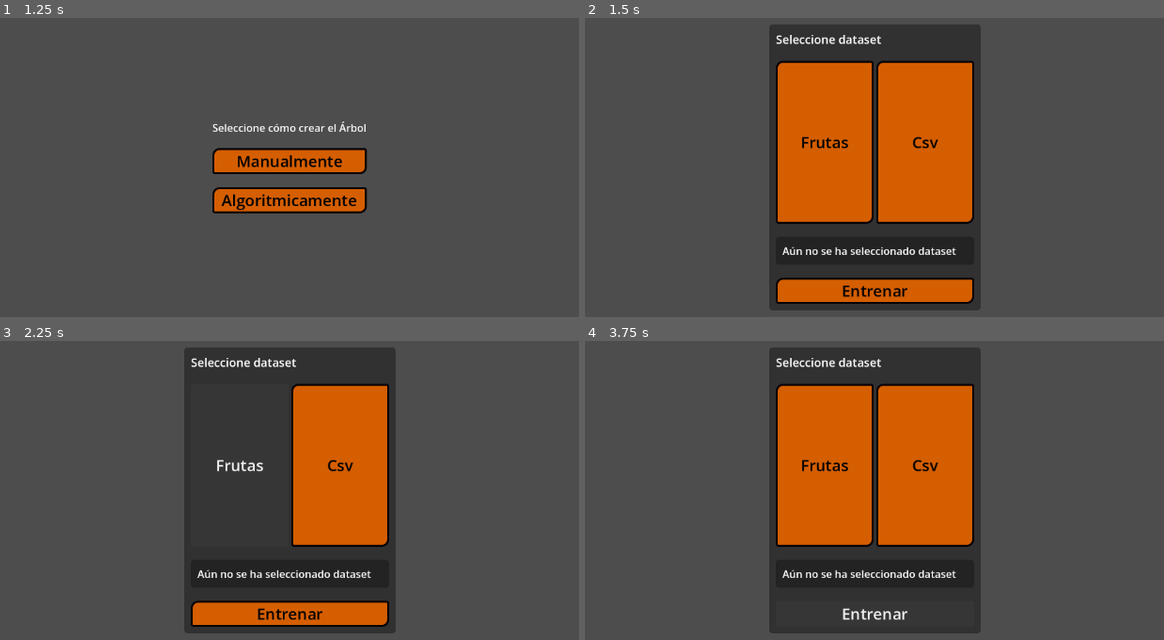
Above: before the commit, frames 1-4 (two rows, left to right).
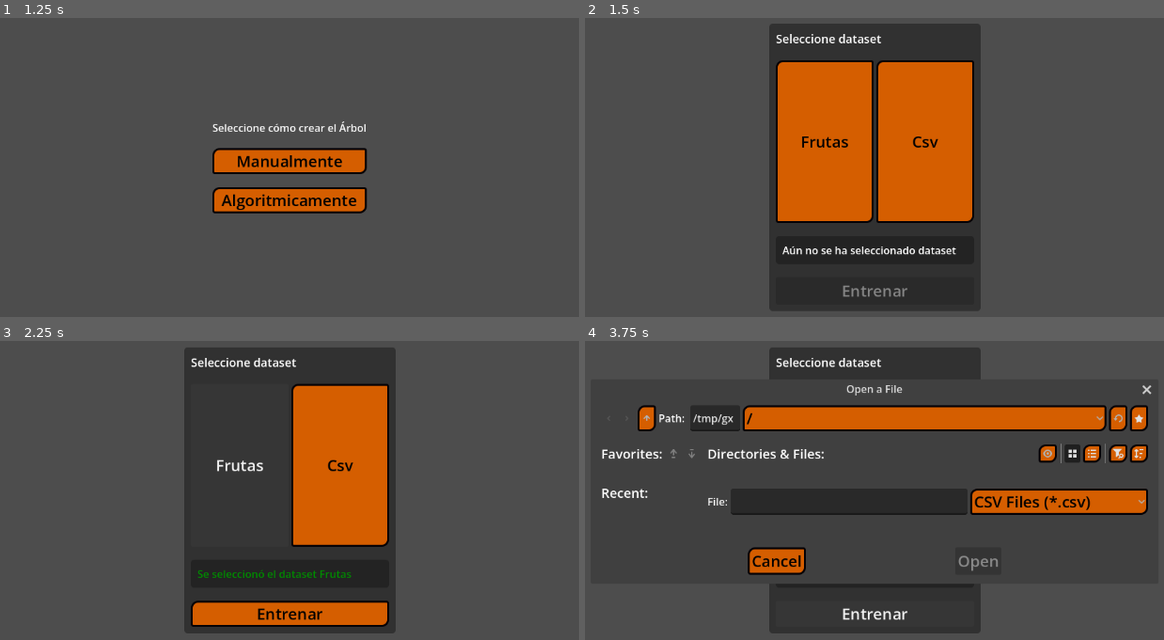
Above: after the commit, the same moments.

Repository: HectorAldao/visualizing_machine_learning
Game: Godot game, scene res://scenes/menus/main_menu.tscn
The game is run twice, just before and just after one commit, with the same random seed, the same clock (stepped at 60 frames per second) and the same inputs.
Inputs:
- Up to frame 1 (1.25 s): click "Decision Tree" at 0.5 s
- Up to frame 2 (1.5 s): click "Algoritmicamente" at 1.25 s
- Up to frame 3 (2.25 s): click "Frutas" at 2 s
- Up to frame 4 (3.75 s): click "Csv" at 2.75 s; click "Entrenar" at 3.5 s

Frame 1 is identical in both runs. In frame 2, 4.2% of the frame differs, in the area x 32-68%, y 5-96%; in frame 3, 0.5%; in frame 4, 28%, in the area x 2-98%, y 14-82%.
Error before the commit: Invalid type in function 'connect' in base 'Signal'. Cannot convert argument 1 from Nil to Callable. (res://scenes/interface/panel_dataset_selection/panel_data…

Commit message:
feat: add panel to select dataset for automatic mode

Diff:
--- /dev/null
+++ b/godot_project/datos_de_prueba/frutas.csv
@@ -0,0 +1,6 @@
+color,shape,size,class
+red,round,big,apple
+green,round,big,apple
+yellow,long,medium,banana
+green,long,medium,banana
+orange,round,medium,orange
--- a/godot_project/scenes/charts/bars_chart/bars_chart.gd
+++ b/godot_project/scenes/charts/bars_chart/bars_chart.gd
@@ -31,8 +31,8 @@
 		hbox.add_child(number_label)
 		numbers.add_child(hbox)
 
-static func newone(title_text: String, data_dict: Dictionary[String, float]) -> BarsChart:
+static func newone(title_txt: String, data_dict: Dictionary[String, float]) -> BarsChart:
 	var new_barschart: BarsChart = preload(Constants.SCENES.barschart).instantiate()
-	new_barschart.title_text = title_text
+	new_barschart.title_text = title_txt
 	new_barschart.data_to_plot = data_dict
 	return new_barschart
--- a/godot_project/scenes/controllers/controller_dtree/controller_dtree.gd
+++ b/godot_project/scenes/controllers/controller_dtree/controller_dtree.gd
@@ -17,8 +17,10 @@
 var algorithm:              AlgorithmDTree
 var panel_algorithm_dtree:  Control
 var next_step_button:       Button
-var start_training_button:  Button
 var detail_button:          Button
+var data: Array[Dictionary]
+var attributes: Array[String]
+
 
 
 func initialize(p_tree: DTreeLogical, p_window: Window, p_mode: String, p_view: Control = null) -> void:
@@ -125,21 +127,20 @@
 
 func _setup_automatic_mode() -> void:
 
+	print("algomode ")  #debug
 	# Add UI for automatic mode
 	panel_algorithm_dtree = preload(panel_algorithm_dtree_scene).instantiate()
 	view.add_child(panel_algorithm_dtree)
 	panel_algorithm_dtree.set_anchors_preset(Control.PRESET_TOP_LEFT)
 
 	next_step_button = panel_algorithm_dtree.get_node("VBoxContainer/NextButton")
-	start_training_button = panel_algorithm_dtree.get_node("VBoxContainer/StartTrainingButton")
 	detail_button = panel_algorithm_dtree.get_node("VBoxContainer/DetailButton")
 
 	next_step_button.pressed.connect(_on_step_button_pressed)
-	start_training_button.pressed.connect(_on_start_training_pressed)
+	SignalsObserver.dataset_selected.connect(_on_start_training_pressed)
 	detail_button.pressed.connect(_on_detail_button_pressed)
 
 	next_step_button.      visible = false
-	start_training_button. visible = true
 	detail_button.         visible = false
 
 	if algorithm:
@@ -159,53 +160,10 @@
 		next_step.connect(algorithm.next_step)
 
 
-
-func _on_start_training_pressed() -> void:
-
-	var data: Array[Dictionary]
-	var attributes: Array[String]
-
-	data = [
-		{"color": "red", "shape": "round", "size": "big", "class": "apple"},
-		{"color": "green", "shape": "round", "size": "big", "class": "apple"},
-		{"color": "yellow", "shape": "long", "size": "medium", "class": "banana"},
-		{"color": "green", "shape": "long", "size": "medium", "class": "banana"},
-		{"color": "orange", "shape": "round", "size": "medium", "class": "orange"},
-	]
-	attributes = ["color", "shape", "size"]
-
-	data = [
-	# --- Situación Extrema 1: Rama Pura Perfecta (Tipo=Roca + Estado=Seco -> Siempre Inerte) ---
-	{"tipo": "roca", "estado": "seco", "tamaño": "pequeño", "clase": "inerte"},
-	{"tipo": "roca", "estado": "seco", "tamaño": "grande", "clase": "inerte"},
-	{"tipo": "roca", "estado": "seco", "tamaño": "gigante", "clase": "inerte"},
-
-	# --- Situación Extrema 2: Rama Mixta 50/50 (Tipo=Animal + Estado=Activo -> Depredador o Presa) ---
-	{"tipo": "animal", "estado": "activo", "tamaño": "pequeño", "clase": "depredador"}, # Pequeño y activo = depredador (ej. halcón)
-	{"tipo": "animal", "estado": "activo", "tamaño": "pequeño", "clase": "presa"},     # Pequeño y activo = presa (ej. conejo)
-	{"tipo": "animal", "estado": "activo", "tamaño": "grande", "clase": "depredador"}, # Grande y activo = depredador (ej. león)
-	{"tipo": "animal", "estado": "activo", "tamaño": "grande", "clase": "presa"},      # Grande y activo = presa (ej. elefante)
-
-	# --- Situación Extrema 3: Definición con pocos atributos (Tipo=Planta -> Siempre Vegetal) ---
-	{"tipo": "planta", "estado": "viva", "tamaño": "pequeño", "clase": "vegetal"},
-	{"tipo": "planta", "estado": "muerta", "tamaño": "grande", "clase": "vegetal"},
-	{"tipo": "planta", "estado": "viva", "tamaño": "gigante", "clase": "vegetal"},
-	{"tipo": "planta", "estado": "secada", "tamaño": "pequeño", "clase": "vegetal"},
-
-	# --- Casos de Ruido y Contradicción para probar la profundidad ---
-	{"tipo": "animal", "estado": "inactivo", "tamaño": "pequeño", "clase": "presa"},
-	{"tipo": "animal", "estado": "inactivo", "tamaño": "grande", "clase": "depredador"}, # Dormido pero grande sigue siendo depredador
-	{"tipo": "roca", "estado": "mojado", "tamaño": "pequeño", "clase": "inerte"},
-	{"tipo": "roca", "estado": "mojado", "tamaño": "gigante", "clase": "inerte"},
-
-	# --- Casos de borde para ver cómo se ramifica el resto ---
-	{"tipo": "planta", "estado": "viva", "tamaño": "mediano", "clase": "vegetal"},
-	{"tipo": "animal", "estado": "activo", "tamaño": "mediano", "clase": "depredador"},
-	{"tipo": "animal", "estado": "activo", "tamaño": "mediano", "clase": "presa"},
-	{"tipo": "roca", "estado": "seco", "tamaño": "mediano", "clase": "inerte"},
-]
-
-	attributes = ["tipo", "estado", "tamaño"]
+func _on_start_training_pressed(datast: Array[Dictionary], attrs: Array[String]) -> void:
+
+	data = datast
+	attributes = attrs
 
 	if algorithm:
 		algorithm.label_column = data[0].keys().filter(func(element): return not attributes.has(element))[0]
@@ -214,7 +172,6 @@
 		print("Training started!")
 
 		next_step_button.visible = true
-		start_training_button.visible = false
 
 
 func _create_root_for_algorithm(attribute: String, label: String, is_leaf: bool, info_value: String) -> int:
--- a/godot_project/scenes/interface/panel_algorithm_dtree/panel_algorithm_dtree.tscn
+++ b/godot_project/scenes/interface/panel_algorithm_dtree/panel_algorithm_dtree.tscn
@@ -29,10 +29,6 @@
 layout_mode = 2
 text = "Siguiente paso"
 
-[node name="StartTrainingButton" type="Button" parent="VBoxContainer" unique_id=1764974417]
-layout_mode = 2
-text = "Empezar entrenamiento"
-
 [node name="DetailButton" type="Button" parent="VBoxContainer" unique_id=847161373]
 layout_mode = 2
 text = "Detalle"
--- a/godot_project/scenes/interface/panel_dataset_selection/panel_dataset_selection.gd
+++ b/godot_project/scenes/interface/panel_dataset_selection/panel_dataset_selection.gd
@@ -1,22 +1,169 @@
 extends PanelContainer
 
+
+@export var color_good: Color
+@export var color_error: Color
+
+
 @onready var hboxcontainer: HBoxContainer = $VBoxContainer/HBoxContainer
+@onready var entrenar_button: Button = $VBoxContainer/Button
+@onready var informative_text: Label = $VBoxContainer/PanelContainer/Label
+
+
+const DICT_OF_DATASETS: Dictionary = \
+	{"Frutas":
+		[
+			[
+			{"color": "red", "shape": "round", "size": "big", "class": "apple"},
+			{"color": "green", "shape": "round", "size": "big", "class": "apple"},
+			{"color": "yellow", "shape": "long", "size": "medium", "class": "banana"},
+			{"color": "green", "shape": "long", "size": "medium", "class": "banana"},
+			{"color": "orange", "shape": "round", "size": "medium", "class": "orange"},
+			],
+			["color", "shape", "size"]
+		]
+	}
+
 
 var selected_option: String
+var datast_info: Array[Dictionary]
+var attrs_info: Array[String]
+
 
 func _ready() -> void:
+
+	entrenar_button.disabled = true
+	entrenar_button.pressed.connect(_on_entrenar_button_pressed)
+
 	for button: Button in hboxcontainer.get_children():
-		button.pressed.connect(_on_dataset_selected(button.text))
+		button.pressed.connect(_on_button_pressed.bind(button.text))
+
+func _on_entrenar_button_pressed():
+	SignalsObserver.dataset_selected.emit(datast_info, attrs_info)
+	visible = false
+
+func _on_button_pressed(option: String):
+	selected_option = option
+	_on_dataset_selected()
+	if option == "Csv":
+		await get_tree().create_timer(1.0).timeout
 
 
-func _on_dataset_selected(option: String):
-	selected_option = option
-	match option:
+## Changes the state of the selector depending on
+## the selection, of if the csv was read without problem
+func _on_dataset_selected():
+	match selected_option:
 		"Csv":
 			_load_csv()
 		_:
-			pass
+			informative_text.text = "Se seleccionó el dataset %s " % selected_option
+			informative_text.label_settings.font_color = color_good
+			datast_info = safe_get_array_of_dicts(DICT_OF_DATASETS[selected_option][0])
+			attrs_info = safe_get_array_of_strings(DICT_OF_DATASETS[selected_option][1])
+			entrenar_button.disabled = false
 
 
-func _load_csv() -> Dictionary:
-	return {}
+## Opens a window to select a csv, reads it
+## and returns and array with each entity
+## on the csv as a dictionary.
+func _load_csv():
+	var file_dialog = FileDialog.new()
+
+	# Config to access to the file system
+	file_dialog.access = FileDialog.ACCESS_FILESYSTEM
+	file_dialog.file_mode = FileDialog.FILE_MODE_OPEN_FILE
+	file_dialog.filters = PackedStringArray(["*.csv ; CSV Files"])
+
+	# Use the native file selector
+	# if it cant, will load the godot default
+	if "use_native_dialog" in file_dialog:
+		file_dialog.use_native_dialog = true
+
+	# Connect to the selection signal
+	file_dialog.file_selected.connect(func(file_path: String):
+		_parse_csv(file_path)
+		file_dialog.queue_free()
+	)
+
+	# Clear if canceled
+	file_dialog.canceled.connect(func():
+		file_dialog.queue_free()
+	)
+
+	add_child(file_dialog)
+	file_dialog.popup_centered_ratio(0.4)
+
+
+## Checks if the csv selected has the correct format
+## and parses it to the corresponding file type
+func _parse_csv(file_path):
+	var file = FileAccess.open(file_path, FileAccess.READ)
+
+	if file == null:
+		var error = FileAccess.get_open_error()
+		informative_text.text = "Error abriendo el archivo: %d" % error
+		informative_text.label_settings.font_color = color_error
+		entrenar_button.disabled = true
+		return
+
+	# Get columns
+	var headers = file.get_csv_line()
+
+	var data_array = []
+
+	while not file.eof_reached():
+		var row = file.get_csv_line()
+
+		if row.is_empty():
+			continue
+
+		# Map column with value for each row
+		var row_dict = {}
+		for i in range(min(headers.size(), row.size())):
+			row_dict[headers[i]] = row[i]
+
+		data_array.append(row_dict)
+
+	file.close()
+
+	informative_text.text = "CSV cargado correctamente: %d datos" % data_array.size()
+	informative_text.label_settings.font_color = color_good
+	datast_info = data_array
+	attrs_info = headers
+	entrenar_button.disabled = false
+
+
+## Takes an Array and ensures that it is returned as and Array[Dictionay]
+## At the time of writing this code, Godot does not suppot nested complex types
+## such as Array[Array[Dictionary]].
+## So its necessary this function to keep the hard typed in other parts of the code
+## where the nesting does not goes that deep.
+func safe_get_array_of_dicts(data: Array) -> Array[Dictionary]:
+	var result: Array[Dictionary] = []
+
+	if data is Array:
+		for item in data:
+			if item is Dictionary:
+				result.append(item)
+			else:
+				print("An element on the so called \"Array of Dictionary\" isn't a Dictionary: {item}")
+
+	return result
+
+
+## Takes an Array and ensures that it is returned as and Array[Dictionay]
+## At the time of writing this code, Godot does not suppot nested complex types
+## such as Array[Array[Dictionary]].
+## So its necessary this function to keep the hard typed in other parts of the code
+## where the nesting does not goes that deep.
+func safe_get_array_of_strings(data: Array) -> Array[String]:
+	var result: Array[String] = []
+
+	if data is Array:
+		for item in data:
+			if item is String:
+				result.append(item)
+			else:
+				print("An element on the so called \"Array of String\" isn't a String: {item}")
+
+	return result
--- a/godot_project/scenes/interface/panel_dataset_selection/panel_dataset_selection.tscn
+++ b/godot_project/scenes/interface/panel_dataset_selection/panel_dataset_selection.tscn
@@ -6,11 +6,15 @@
 [sub_resource type="LabelSettings" id="LabelSettings_cevo3"]
 font_size = 18
 
+[sub_resource type="LabelSettings" id="LabelSettings_av435"]
+
 [node name="PanelContainer" type="PanelContainer" unique_id=1243987596]
 offset_right = 40.0
 offset_bottom = 40.0
 theme_override_styles/panel = ExtResource("1_cevo3")
 script = ExtResource("2_av435")
+color_good = Color(0, 0.54901963, 0, 1)
+color_error = Color(0.6666667, 0, 0, 1)
 
 [node name="VBoxContainer" type="VBoxContainer" parent="." unique_id=1778102435]
 layout_mode = 2
@@ -44,6 +48,7 @@
 [node name="Label" type="Label" parent="VBoxContainer/PanelContainer" unique_id=656760516]
 layout_mode = 2
 text = "Aún no se ha seleccionado dataset"
+label_settings = SubResource("LabelSettings_av435")
 
 [node name="Button" type="Button" parent="VBoxContainer" unique_id=1479662911]
 layout_mode = 2
--- a/godot_project/scenes/menus/main_menu.tscn
+++ b/godot_project/scenes/menus/main_menu.tscn
@@ -10,7 +10,6 @@
 grow_horizontal = 2
 grow_vertical = 2
 script = ExtResource("1_8gy84")
-dtree_view_scene = "uid://dr3bg1sj3y1nu"
 
 [node name="DTreeButton" type="Button" parent="." unique_id=514394525]
 layout_mode = 1
--- a/godot_project/scenes/views/dtree_view/dtree_view.gd
+++ b/godot_project/scenes/views/dtree_view/dtree_view.gd
@@ -1,6 +1,4 @@
 extends Control
-
-
 
 
 @export var manual_dtree_button: Button
@@ -74,7 +72,6 @@
 	#scroll_container.      visible = true
 	#window.                visible = true
 
-	await dataset_selection.dataset_selected()
 
 	# Set mode
 	current_mode = "automatic"
@@ -90,6 +87,7 @@
 	dtree_controller.algorithm = algorithm
 	dtree_controller.initialize(dtree, window, "automatic", self)
 
+	await SignalsObserver.dataset_selected
 
 # How to move the ScrollContainer
 func _input(event):
--- a/godot_project/scenes/views/dtree_view/dtree_view.tscn
+++ b/godot_project/scenes/views/dtree_view/dtree_view.tscn
@@ -85,6 +85,7 @@
 layout_mode = 2
 
 [node name="PanelDatasetSelection" parent="." unique_id=1243987596 instance=ExtResource("7_6eshh")]
+visible = false
 layout_mode = 1
 anchors_preset = 8
 anchor_left = 0.5
--- a/godot_project/scripts/signals_observer.gd
+++ b/godot_project/scripts/signals_observer.gd
@@ -3,7 +3,7 @@
 
 # Signals
 
-#signal
+signal dataset_selected(data:Array[Dictionary], attrs: Array[String])
 
 
 # Variables
Binary file added: godot_project/datos_de_prueba/frutas.class.translation
Not shown, added: godot_project/datos_de_prueba/frutas.csv.import
Binary file added: godot_project/datos_de_prueba/frutas.shape.translation
Binary file added: godot_project/datos_de_prueba/frutas.size.translation
